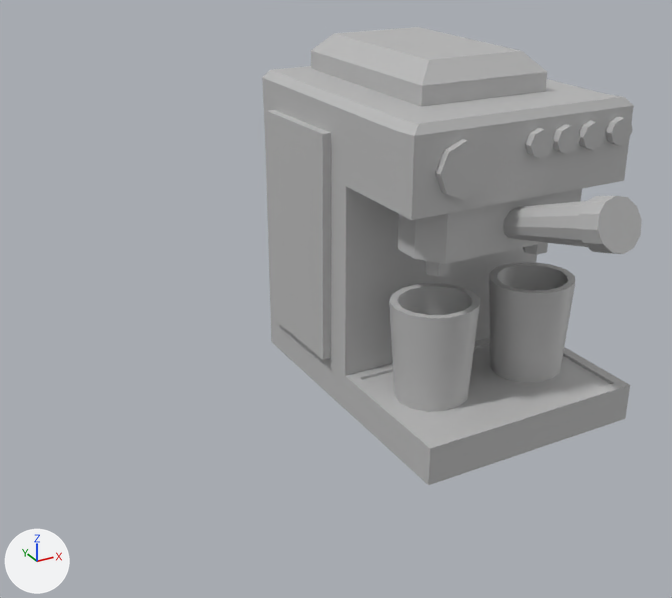
The FBX model HardSurface Models/SM_CoffeeMachine.fbx, before and after one commit.
The view is the same before and after, from a 50 mm camera at (-1.82, -0.61, 1.01) aimed at (-1.223, 0.476, 0.467). Arrows for +X, +Y and +Z are at lower left; the lights stay in place. Where no turn or scale is listed for an object, it has been applied to the vertices.

Objects in the first picture: 'SM_CoffeeMachine'.
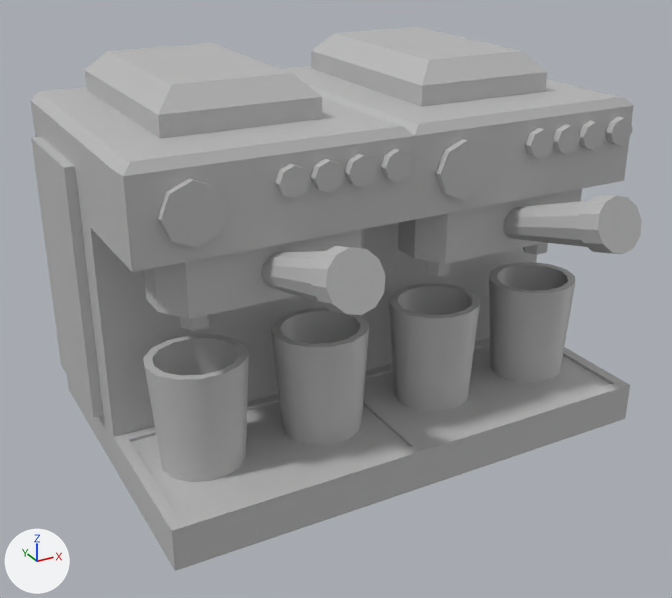
Commit message: updated cofveve machine

Where the newer file only moved an object's origin or applied its transform, the numbers keep the older frame.

Where the change shows, as pixel boxes [x1, y1, x2, y2] in the pictures (672 x 598 px):
'SM_CoffeeMachine', reshaped (61% wider, 19% taller): before [262, 27, 642, 485]; after [30, 27, 642, 571]
part 1 of me_mesh, added: after [30, 43, 430, 571]
part 2 of me_mesh, added: after [144, 229, 363, 319]
part 3 of me_mesh, added: after [180, 315, 211, 331]
part 4 of me_mesh, added: after [261, 246, 386, 315]
part 5 of me_mesh, added: after [271, 308, 369, 445]
part 6 of me_mesh, added: after [143, 334, 249, 482]
part 7 of me_mesh, added: after [158, 178, 228, 248]
part 8 of me_mesh, added: after [381, 149, 413, 182]
part 9 of me_mesh, added: after [344, 154, 378, 188]
part 10 of me_mesh, added: after [311, 159, 345, 193]
part 11 of me_mesh, added: after [275, 164, 310, 199]
part 12 of me_mesh, added: after [31, 137, 103, 418]

The change in detail:
me_mesh has 370 vertices, 432 faces and spans x -0.194..0.194, y -0.323..0.323, z -0.276..0.276.
me_mesh is used by ob_sm_coffeemachine; location (-1.0, 0.483, 0.521).
me_mesh part 1: the loose piece of 50 vertices spanning x -0.179..0.194, y -0.197..0.323, z -0.276..0.276 is copied, and the copy is moved by (-0.373, 0.0, 0.0); it spans x -0.553..-0.179, y -0.197..0.323, z -0.276..0.276.
me_mesh part 2: the loose piece of 16 vertices spanning x -0.138..0.152, y -0.117..0.002, z 0.017..0.11 is copied, and the copy is moved by (-0.373, 0.0, 0.0); it spans x -0.511..-0.221, y -0.117..0.002, z 0.017..0.11.
me_mesh part 3: a new loose piece, a 6-sided cylinder along z spanning x -0.477..-0.436, y -0.077..-0.044, z -0.02..0.035, in mat_lambert1 (grey #bcbcbc).
me_mesh part 4: the loose piece of 62 vertices spanning x -0.029..0.043, y -0.323..-0.083, z 0.031..0.147 is copied, and the copy is moved by (-0.373, 0.0, 0.0); it spans x -0.402..-0.33, y -0.323..-0.083, z 0.031..0.147.
me_mesh part 5: the loose piece of 58 vertices spanning x -0.155..-0.018, y -0.124..0.001, z -0.223..-0.064 is copied, and the copy is moved by (-0.191, 0.0, 0.0); it spans x -0.346..-0.208, y -0.124..0.001, z -0.223..-0.064.
me_mesh part 6: the loose piece of 58 vertices spanning x -0.155..-0.018, y -0.124..0.001, z -0.223..-0.064 is copied, and the copy is moved by (-0.373, 0.0, 0.0); it spans x -0.528..-0.391, y -0.124..0.001, z -0.223..-0.064.
me_mesh part 7: the loose piece of 18 vertices spanning x -0.145..-0.065, y -0.144..-0.128, z 0.114..0.195 is copied, and the copy is moved by (-0.373, 0.0, 0.0); it spans x -0.518..-0.438, y -0.144..-0.128, z 0.114..0.195.
me_mesh part 8: a new loose piece, an 8-sided cylinder along y spanning x -0.228..-0.188, y -0.144..-0.129, z 0.154..0.195, in mat_lambert1 (grey #bcbcbc).
me_mesh part 9: a new loose piece, an 8-sided cylinder along y spanning x -0.28..-0.239, y -0.144..-0.129, z 0.154..0.195, in mat_lambert1 (grey #bcbcbc).
me_mesh part 10: a new loose piece, an 8-sided cylinder along y spanning x -0.326..-0.286, y -0.144..-0.129, z 0.154..0.195, in mat_lambert1 (grey #bcbcbc).
me_mesh part 11: a new loose piece, an 8-sided cylinder along y spanning x -0.373..-0.333, y -0.144..-0.129, z 0.154..0.195, in mat_lambert1 (grey #bcbcbc).
me_mesh part 12: the loose piece of 8 vertices spanning x -0.194..-0.175, y 0.086..0.28, z -0.207..0.165 is copied, and the copy is moved by (-0.373, 0.0, 0.0); it spans x -0.567..-0.548, y 0.086..0.28, z -0.207..0.165.
